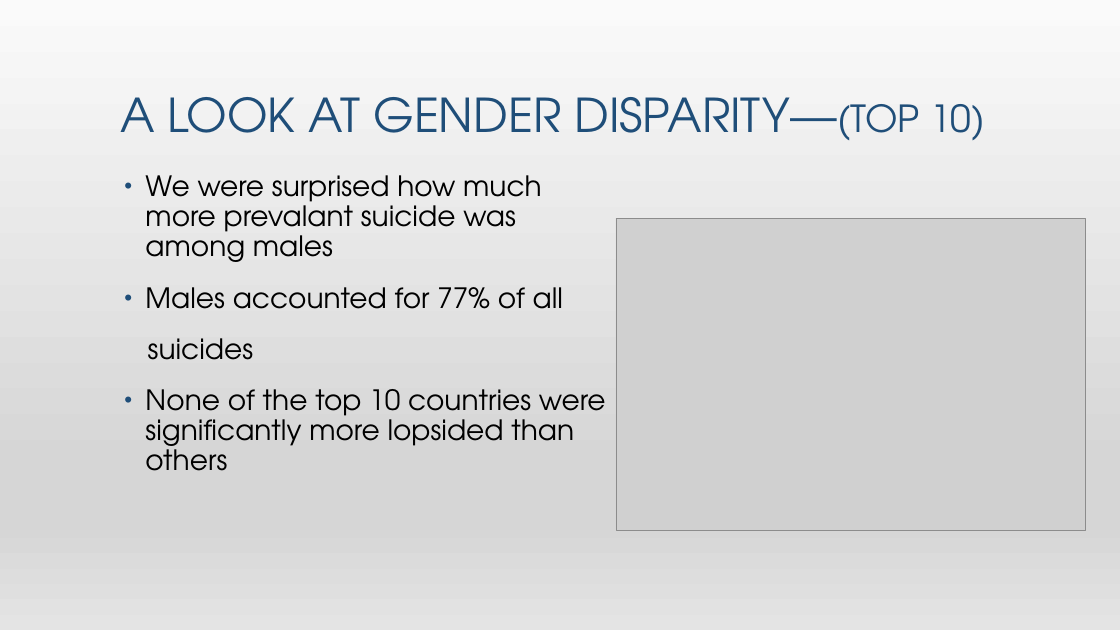
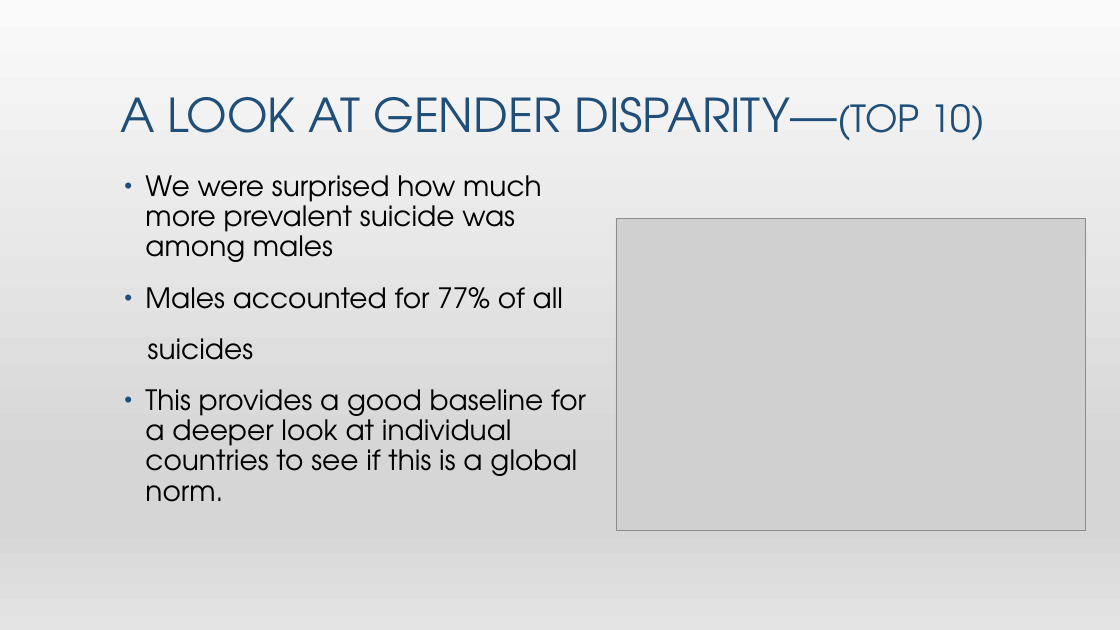
Before and after one commit to Nishadows/Project_A_Repo, a slide deck: slide 11 of Global Suicide Research Project.pptx. Drawn at 1120x630 pixels with LibreOffice and Linux fonts; fonts in the diff are those of the drawing; grey boxes stand for pictures. Boxes give left, top, right and bottom in pixels: in the first picture for what was removed or moved away, otherwise in the second. Text is boxed around its words. In the diff, an @@ line names an element or a change of style, - is before the commit and + after.

```diff
--- a/Global Suicide Research Project.pptx
+++ b/Global Suicide Research Project.pptx
@@ text at box(145, 175, 542, 262): text changed @@
-• We were surprised how much more prevalant suicide was among males
+• We were surprised how much more prevalent suicide was among males
@@ text at box(145, 389, 586, 502): text changed @@
-• None of the top 10 countries were significantly more lopsided than others
+• This provides a good baseline for a deeper look at individual countries to see if this is a global norm.
```
Also in this commit, not shown: 11 other slides changed, 3 slides added, 2 slides removed.
